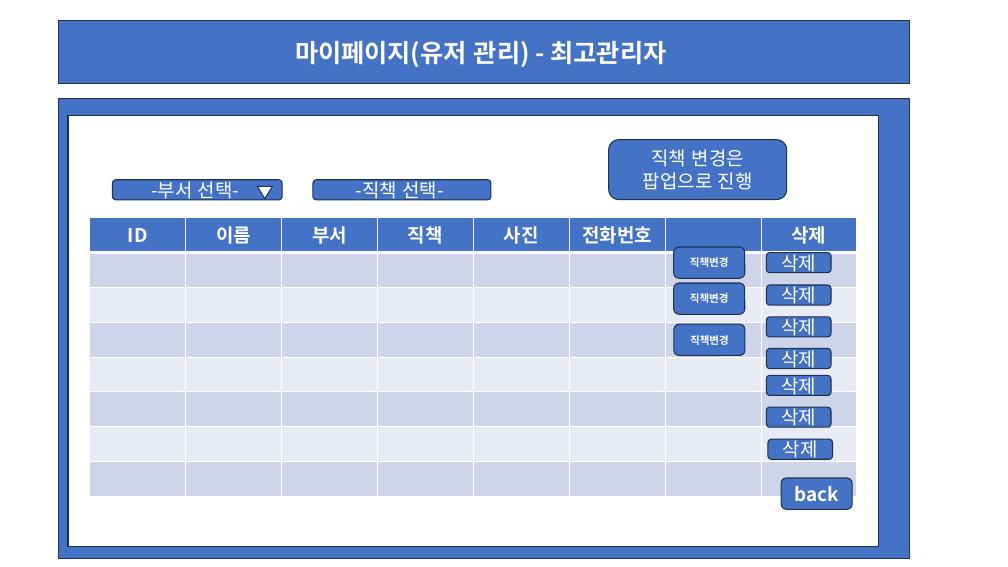
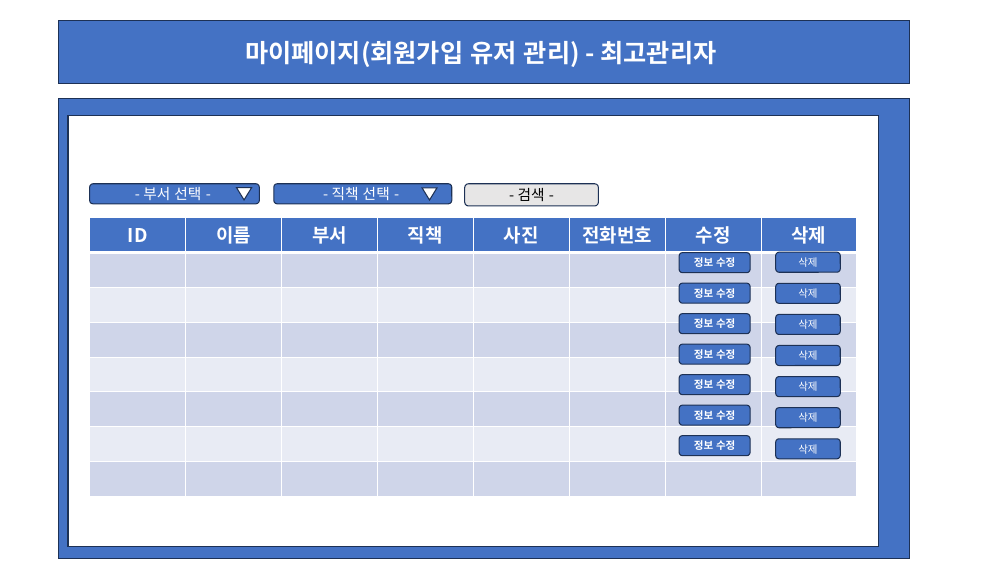
Before and after one commit to wari-wari/MainProject_1, a slide deck: slide 17 of 메인프로젝트 화면 레이아웃 초안.pptx. Drawn at 1008x567 pixels with LibreOffice and Linux fonts; fonts in the diff are those of the drawing. Boxes give left, top, right and bottom in pixels: in the first picture for what was removed or moved away, otherwise in the second. Text is boxed around its words. In the diff, an @@ line names an element or a change of style, - is before the commit and + after.

```diff
--- a/메인프로젝트 화면 레이아웃 초안.pptx
+++ b/메인프로젝트 화면 레이아웃 초안.pptx
@@ text in rectangle at (x1=245, y1=41, x2=716, y2=67): text changed @@
-마이페이지(유저 관리) - 최고관리자
+마이페이지(회원가입 유저 관리) - 최고관리자
@@ rounded rectangle removed at (x1=609, y1=140, x2=786, y2=200) @@
-직책 변경은 팝업으로 진행
@@ rounded rectangle "- 부서 선택 -" moved from (x1=113, y1=180, x2=282, y2=200) to (x1=90, y1=184, x2=259, y2=204) @@
@@ text in rounded rectangle at (x1=143, y1=187, x2=201, y2=204): text changed; size 18 to 14 pt @@
--부서 선택-
+- 부서 선택 -
@@ triangle moved from (x1=257, y1=187, x2=272, y2=199) to (x1=237, y1=188, x2=252, y2=200) @@
@@ rounded rectangle "- 직책 선택 -" moved from (x1=313, y1=180, x2=491, y2=200) to (x1=274, y1=184, x2=451, y2=204) @@
@@ text in rounded rectangle at (x1=332, y1=187, x2=390, y2=204): text changed; size 18 to 14 pt @@
--직책 선택-
+- 직책 선택 -
@@ triangle added at (x1=422, y1=188, x2=437, y2=200), fill #FFFFFF, outline #1E3256 1 pt @@
@@ rounded rectangle added at (x1=465, y1=184, x2=599, y2=206), fill #E7E6E6, outline #1E3256 1 pt, 14 pt, text #000000 @@
+- 검색 -
@@ table at (x1=90, y1=217, x2=858, y2=462) @@
-row 1, column 7: 
+row 1, column 7: 수정
@@ rounded rectangle "정보 수정" resized from (x1=674, y1=247, x2=745, y2=278) to (x1=679, y1=253, x2=750, y2=273) @@
@@ text in rounded rectangle at (x1=694, y1=257, x2=735, y2=267): text changed @@
-직책변경
+정보 수정
@@ rounded rectangle removed at (x1=674, y1=283, x2=745, y2=314) @@
-직책변경
@@ rounded rectangle added at (x1=679, y1=284, x2=750, y2=304), fill #4472C4, outline #1E3256 1 pt, 10 pt, text #FFFFFF, bold @@
+정보 수정
@@ rounded rectangle removed at (x1=674, y1=324, x2=745, y2=355) @@
-직책변경
@@ rounded rectangle added at (x1=679, y1=314, x2=750, y2=334), fill #4472C4, outline #1E3256 1 pt, 10 pt, text #FFFFFF, bold @@
+정보 수정
@@ 6 rounded rectangles moved together from (x1=767, y1=253, x2=833, y2=460) to (x1=776, y1=253, x2=840, y2=459) @@
@@ rounded rectangle added at (x1=679, y1=344, x2=750, y2=364), fill #4472C4, outline #1E3256 1 pt, 10 pt, text #FFFFFF, bold @@
+정보 수정
@@ size 18 to 10 pt in 7 elements at (x1=776, y1=439, x2=840, y2=459), (x1=776, y1=253, x2=840, y2=273), (x1=776, y1=408, x2=840, y2=428), (x1=776, y1=377, x2=840, y2=397), (x1=776, y1=284, x2=840, y2=304), (x1=776, y1=315, x2=840, y2=335), (x1=776, y1=346, x2=840, y2=366) @@
@@ rounded rectangle "삭제" moved from (x1=767, y1=349, x2=831, y2=369) to (x1=776, y1=346, x2=840, y2=366) @@
@@ rounded rectangle added at (x1=679, y1=375, x2=750, y2=395), fill #4472C4, outline #1E3256 1 pt, 10 pt, text #FFFFFF, bold @@
+정보 수정
@@ rounded rectangle added at (x1=679, y1=405, x2=750, y2=426), fill #4472C4, outline #1E3256 1 pt, 10 pt, text #FFFFFF, bold @@
+정보 수정
@@ rounded rectangle added at (x1=679, y1=436, x2=750, y2=456), fill #4472C4, outline #1E3256 1 pt, 10 pt, text #FFFFFF, bold @@
+정보 수정
@@ rounded rectangle removed at (x1=781, y1=478, x2=852, y2=509) @@
-back
```
Also in this commit, not shown: 23 other slides changed, 1 slide added, 1 other file.
